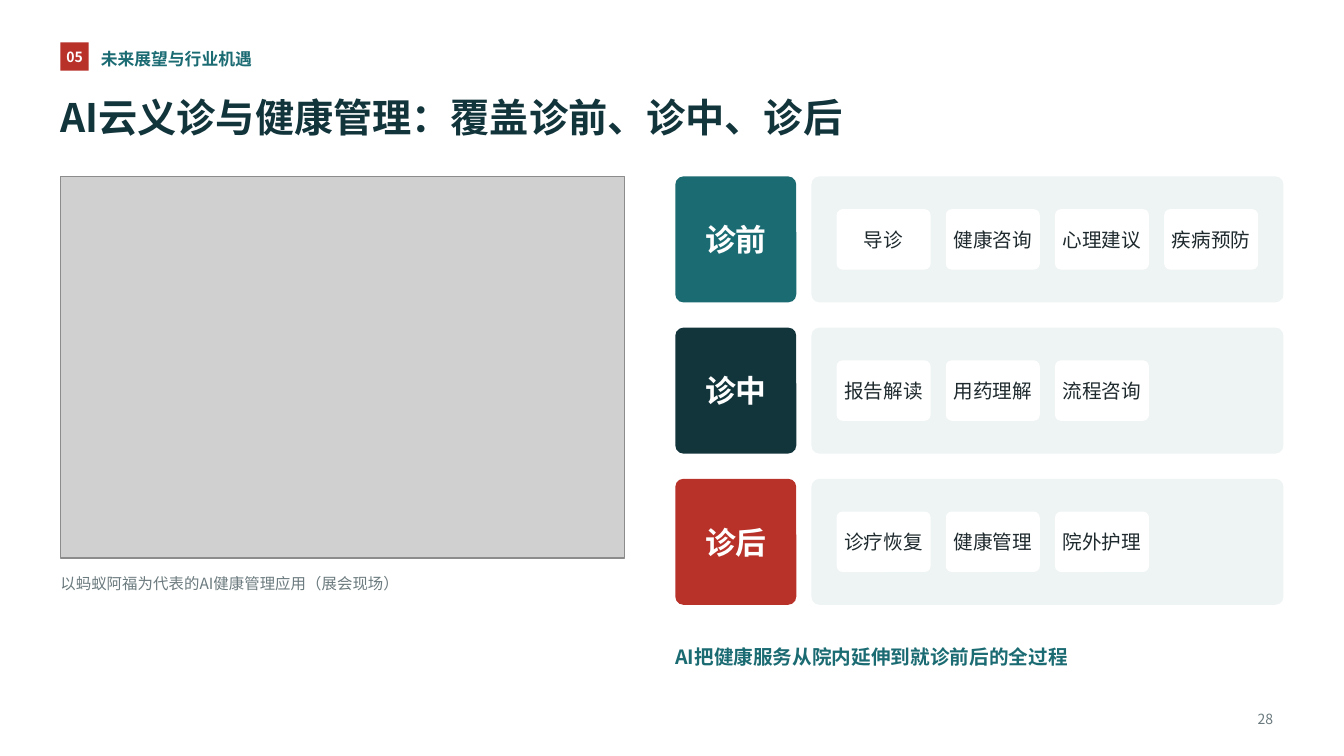
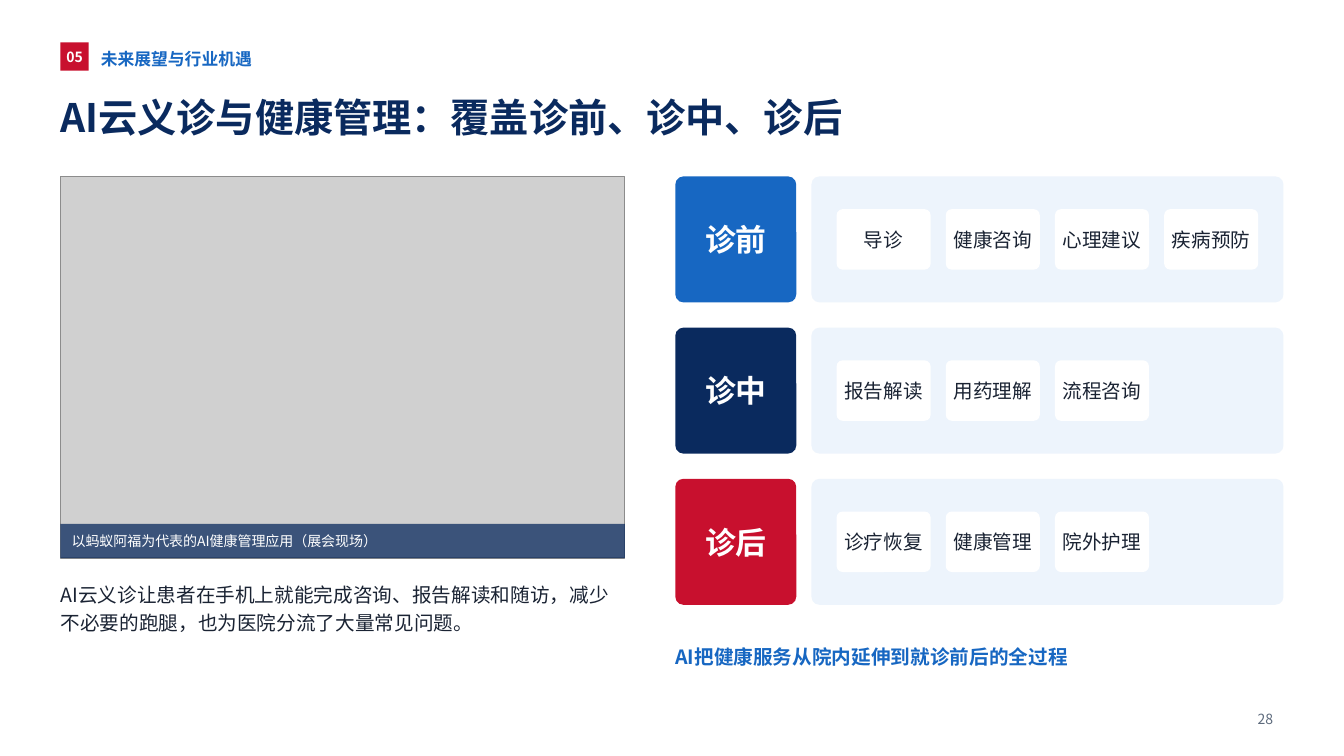
Before and after one commit to query11/test, a slide deck: slide 28 of AI新质生产力赋能中国式医疗现代化_优化版.pptx. Drawn at 1344x756 pixels with LibreOffice and Linux fonts; fonts in the diff are those of the drawing; grey boxes stand for pictures. Boxes give left, top, right and bottom in pixels: in the first picture for what was removed or moved away, otherwise in the second. Text is boxed around its words. In the diff, an @@ line names an element or a change of style, - is before the commit and + after.

```diff
--- a/AI新质生产力赋能中国式医疗现代化_优化版.pptx
+++ b/AI新质生产力赋能中国式医疗现代化_优化版.pptx
@@ rectangle "05" at (60, 42, 89, 71): fill #B8322A to #C8102E @@
@@ text "未来展望与行业机遇" at (101, 50, 252, 67): text colour #1B6B73 to #1767C2 @@
@@ title "AI云义诊与健康管理：覆盖诊前、诊中、诊后" at (60, 98, 842, 136): text colour #12343B to #0A2A5E @@
@@ rounded rectangle "诊前" at (676, 176, 797, 302): fill #1B6B73 to #1767C2 @@
@@ rounded rectangle "诊中" at (676, 328, 797, 454): fill #12343B to #0A2A5E @@
@@ rounded rectangle "诊后" at (676, 479, 797, 605): fill #B8322A to #C8102E @@
@@ rectangle "以蚂蚁阿福为代表的AI健康管理应用（展会现场）": place and size @@
-rectangle "以蚂蚁阿福为代表的AI健康管理应用（展会现场）" at (60, 576, 398, 590)
+rectangle "以蚂蚁阿福为代表的AI健康管理应用（展会现场）" at (60, 524, 625, 559)
@@ rectangle "以蚂蚁阿福为代表的AI健康管理应用（展会现场）" at (60, 524, 625, 559): size 11 to 10 pt, text colour #6B7A7E to #FFFFFF; line spacing 1.2 to 1; vertical alignment top to middle; fill none to #0A2A5E at 75% opacity @@
@@ text added at (60, 585, 608, 632), 14 pt, text #1A2333 @@
+AI云义诊让患者在手机上就能完成咨询、报告解读和随访，减少不必要的跑腿，也为医院分流了大量常见问题。
@@ text "AI把健康服务从院内延伸到就诊前后的全过程" at (675, 647, 1067, 666): text colour #1B6B73 to #1767C2 @@
@@ page number at (1258, 713, 1274, 724): text colour #6B7A7E to #5E6B7D @@
```
Also in this commit, not shown: 34 other slides changed, 2 slides added, 1 slide removed.
